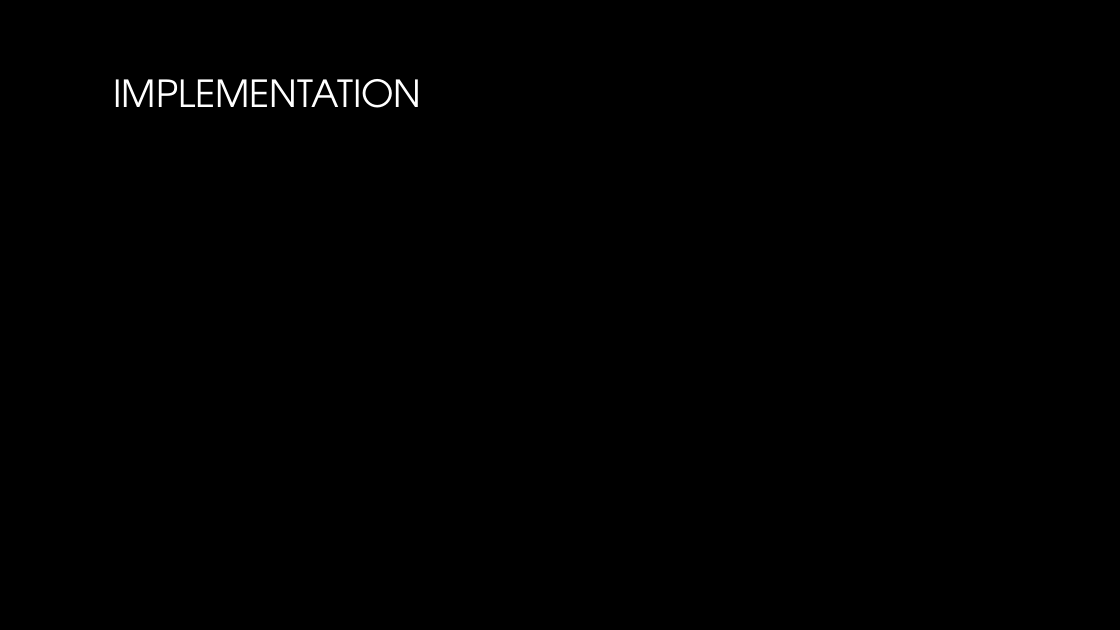
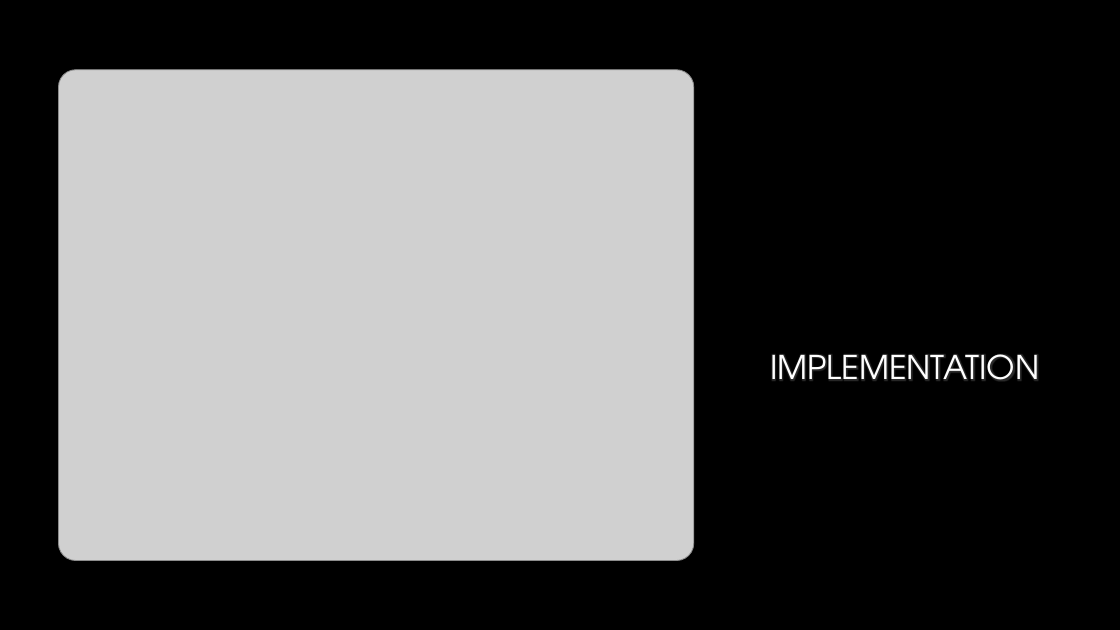
Before and after one commit to bennysgitrepo/AI, a slide deck: slide 3 of Assignment2_AI/Assignment 2 - Biometrics based human identification - ST10273607 & ST10483314.pptx. Drawn at 1120x630 pixels with LibreOffice and Linux fonts; fonts in the diff are those of the drawing; grey boxes stand for pictures; background and template pictures are left out. Boxes give left, top, right and bottom in pixels: in the first picture for what was removed or moved away, otherwise in the second. Text is boxed around its words. In the diff, an @@ line names an element or a change of style, - is before the commit and + after.

```diff
--- a/Assignment2_AI/Assignment 2 - Biometrics based human identification - ST10273607 & ST10483314.pptx
+++ b/Assignment2_AI/Assignment 2 - Biometrics based human identification - ST10273607 & ST10483314.pptx
@@ title "IMPLEMENTATION": place and size @@
-title "IMPLEMENTATION" at [113, 79, 421, 108]
+title "IMPLEMENTATION" at [770, 354, 1039, 381]
@@ title "IMPLEMENTATION" at [770, 354, 1039, 381]: size 32 to 28 pt; alignment left to centre; vertical alignment middle to bottom @@
@@ picture added at [59, 70, 694, 560] @@
```
Also in this commit, not shown: 2 other slides changed, 1 slide added, 1 slide removed.
